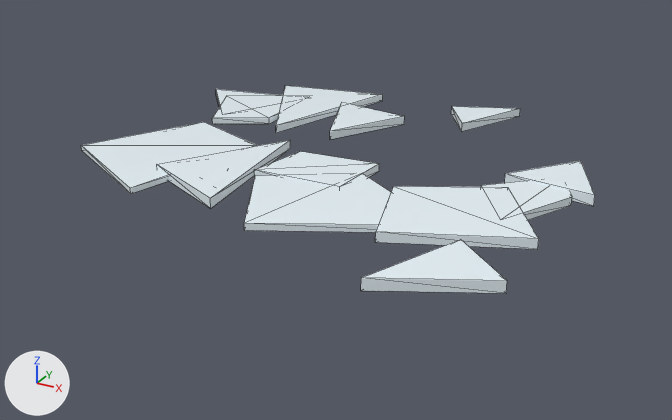
An edit to the glTF model assets/models/broken_glass.glb, drawn before and after from the same camera.
The view is the same before and after, from a 50 mm camera at (0.146, -0.266, 0.119) aimed at (0.0, -0.001, -0.014). Every picture has the same lights, and +X, +Y and +Z are marked at lower left. The older version comes first. Mesh edges are drawn as thin lines. Vertices at exactly the same position are counted once.

The first picture shows 'ClueModel'.
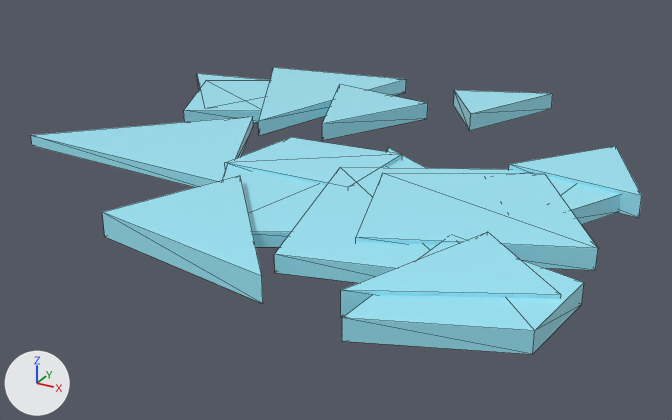
Location of each change, (x1, y1, x2, y2) in pixels of the pictures (672 x 420 px; the box of a moved part takes in the faces that stretch with it):
'ClueModel', reshaped, recoloured (19% wider, 38% taller)
    before: (81, 85, 595, 293)
    after: (31, 67, 642, 354)
part 1 of me_mesh_0, moved or reshaped
    before: (451, 106, 520, 131)
    after: (454, 90, 553, 131)
part 2 of me_mesh_0, moved or reshaped
    before: (216, 89, 283, 107)
    after: (197, 73, 265, 89)
part 3 of me_mesh_0, moved or reshaped
    before: (505, 161, 595, 206)
    after: (509, 146, 642, 218)
part 4 of me_mesh_0, moved or reshaped
    before: (375, 186, 539, 249)
    after: (356, 173, 598, 270)
part 5 of me_mesh_0, moved or reshaped
    before: (330, 102, 405, 139)
    after: (322, 85, 428, 140)
part 6 of me_mesh_0, moved or reshaped
    before: (244, 174, 391, 232)
    after: (223, 166, 389, 247)
part 7 of me_mesh_0, moved or reshaped
    before: (481, 181, 572, 220)
    after: (518, 172, 620, 225)
part 8 of me_mesh_0, moved or reshaped
    before: (361, 239, 507, 293)
    after: (341, 232, 561, 317)
part 9 of me_mesh_0, moved or reshaped
    before: (254, 151, 379, 188)
    after: (225, 137, 402, 187)
part 10 of me_mesh_0, moved or reshaped
    before: (212, 96, 283, 124)
    after: (184, 80, 270, 123)
part 11 of me_mesh_0, moved or reshaped
    before: (276, 85, 383, 133)
    after: (258, 67, 406, 135)
part 12 of me_mesh_0, rebuilt
    before: (81, 122, 257, 194)
    after: (31, 116, 253, 187)
part 13 of me_mesh_0, deleted
    before: (157, 140, 290, 208)
part 14 of me_mesh_0, added (cyan)
    after: (102, 148, 584, 354)

The change, as a list of edits to the scene's bpy script:
```text
Change me_mesh_0:
    remove me_mesh_0.from_pydata(...)  # 96 vertices, 136 faces; spans x -0.094..0.086, y -0.072..0.091, z 0.0..0.004
    remove me_mesh_0.materials.append(mat_glassshards)  # white #edf9ff
    add me_mesh_0.from_pydata(...)  # 110 vertices, 156 faces; spans x -0.114..0.101, y -0.097..0.107, z 0.0..0.008
    me_mesh_0 part 1: the loose piece of 6 vertices spanning x 0.009..0.035, y 0.062..0.091, z 0.0..0.003 is scaled about its middle by (1.47, 1.46, 2), then moved by (0.002, 0.009, 0.002), in mat_vividcrystalglass (cyan #a0edff)
    me_mesh_0 part 2: the loose piece of 6 vertices spanning x -0.093..-0.049, y 0.028..0.066, z 0.0..0.002 is scaled about its middle by (1.42, 1.43, 2), then moved by (-0.008, 0.005, 0.001), in mat_vividcrystalglass (cyan #a0edff)
    me_mesh_0 part 3: the loose piece of 6 vertices spanning x 0.054..0.086, y 0.013..0.042, z 0.0..0.004 is scaled about its middle by (1.43, 1.45, 2), then moved by (0.008, 0.004, 0.002), in mat_vividcrystalglass (cyan #a0edff)
    me_mesh_0 part 4: the loose piece of 8 vertices spanning x 0.026..0.08, y -0.044..0.007, z 0.0..0.003 is scaled about its middle by (1.42, 1.42, 2), then moved by (0.007, -0.002, 0.002), in mat_vividcrystalglass (cyan #a0edff)
    me_mesh_0 part 5: the loose piece of 6 vertices spanning x -0.033..-0.002, y 0.029..0.064, z 0.0..0.003 is scaled about its middle by (1.42, 1.44, 2), then moved by (-0.001, 0.005, 0.002), in mat_vividcrystalglass (cyan #a0edff)
    me_mesh_0 part 6: the loose piece of 8 vertices spanning x -0.02..0.051, y -0.056..-0.002, z 0.0..0.002 is scaled about its middle by (1.38, 1.42, 2), then moved by (0.003, -0.003, 0.001), in mat_vividcrystalglass (cyan #a0edff)
    me_mesh_0 part 7: the loose piece of 8 vertices spanning x 0.051..0.079, y -0.018..0.025, z 0.0..0.003 is scaled about its middle by (1.48, 1.42, 2), then moved by (0.008, 0.0, 0.002), in mat_vividcrystalglass (cyan #a0edff)
    me_mesh_0 part 8: the loose piece of 6 vertices spanning x 0.046..0.081, y -0.072..-0.038, z 0.0..0.004 is scaled about its middle by (1.42, 1.44, 2), then moved by (0.009, -0.007, 0.002), in mat_vividcrystalglass (cyan #a0edff)
    me_mesh_0 part 9: the loose piece of 8 vertices spanning x -0.023..0.012, y -0.018..0.008, z 0.0..0.003 is scaled about its middle by (1.43, 1.43, 2), then moved by (-0.001, 0.0, 0.001), in mat_vividcrystalglass (cyan #a0edff)
    me_mesh_0 part 10: the loose piece of 8 vertices spanning x -0.083..-0.05, y 0.022..0.069, z 0.0..0.002 is scaled about its middle by (1.43, 1.41, 2), then moved by (-0.01, 0.006, 0.001), in mat_vividcrystalglass (cyan #a0edff)
    me_mesh_0 part 11: the loose piece of 6 vertices spanning x -0.068..-0.024, y 0.025..0.083, z 0.0..0.003 is scaled about its middle by (1.41, 1.4, 2), then moved by (-0.006, 0.006, 0.001), in mat_vividcrystalglass (cyan #a0edff)
    me_mesh_0 part 12: the loose piece of 8 vertices spanning x -0.094..-0.037, y -0.05..0.018, z 0.0..0.002 is rebuilt with 6 vertices and now spans x -0.114..-0.022, y -0.036..0.028, z 0.0..0.004, in mat_vividcrystalglass (cyan #a0edff)
    me_mesh_0 part 13: the loose piece of 6 vertices spanning x -0.054..-0.02, y -0.047..0.012, z 0.0..0.004 is deleted
    me_mesh_0 part 14: 28 vertices added at x -0.036..0.1, y -0.097..0.024, z 0.0..0.008
    other edits to the shape of me_mesh_0 do not show in these pictures
    add me_mesh_0.materials.append(mat_vividcrystalglass)  # cyan #a0edff
```
